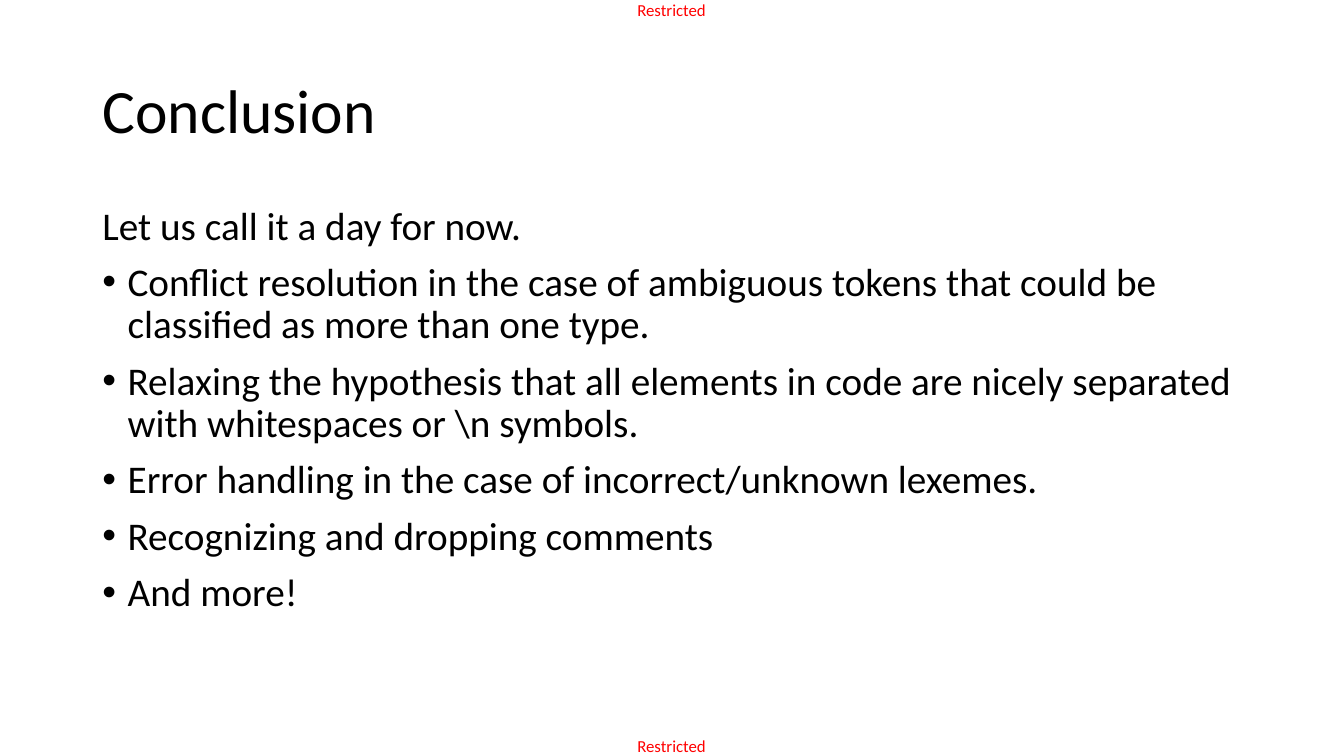
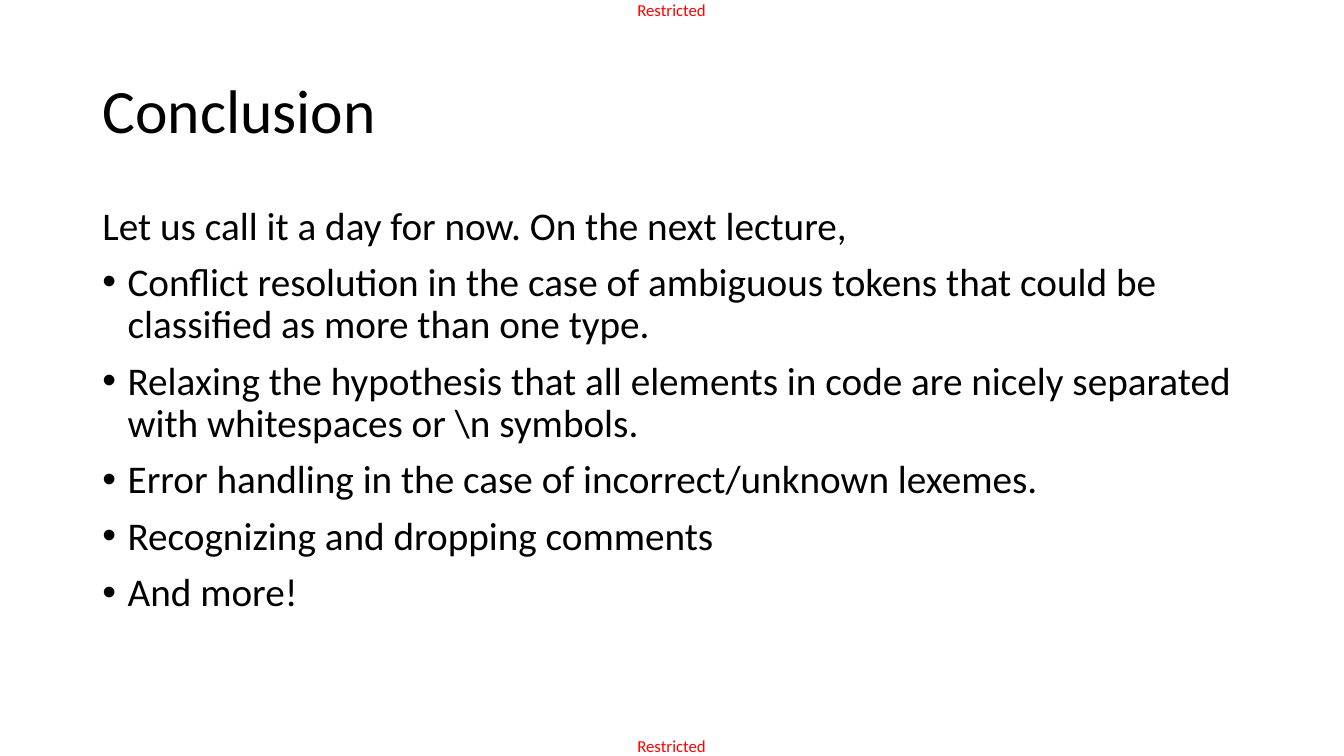
Before and after one commit to matthieudemari/SUTD_PLC_50_051, a slide deck: slide 61 of W9/W9S3/W9S3.pptx. Drawn at 1344x756 pixels with LibreOffice and Linux fonts; fonts in the diff are those of the drawing. Boxes give left, top, right and bottom in pixels: in the first picture for what was removed or moved away, otherwise in the second. Text is boxed around its words. In the diff, an @@ line names an element or a change of style, - is before the commit and + after.

```diff
--- a/W9/W9S3/W9S3.pptx
+++ b/W9/W9S3/W9S3.pptx
@@ text at (102,212,847,247): text changed @@
-Let us call it a day for now.
+Let us call it a day for now. On the next lecture,
```
Also in this commit, not shown: 4 other files.
